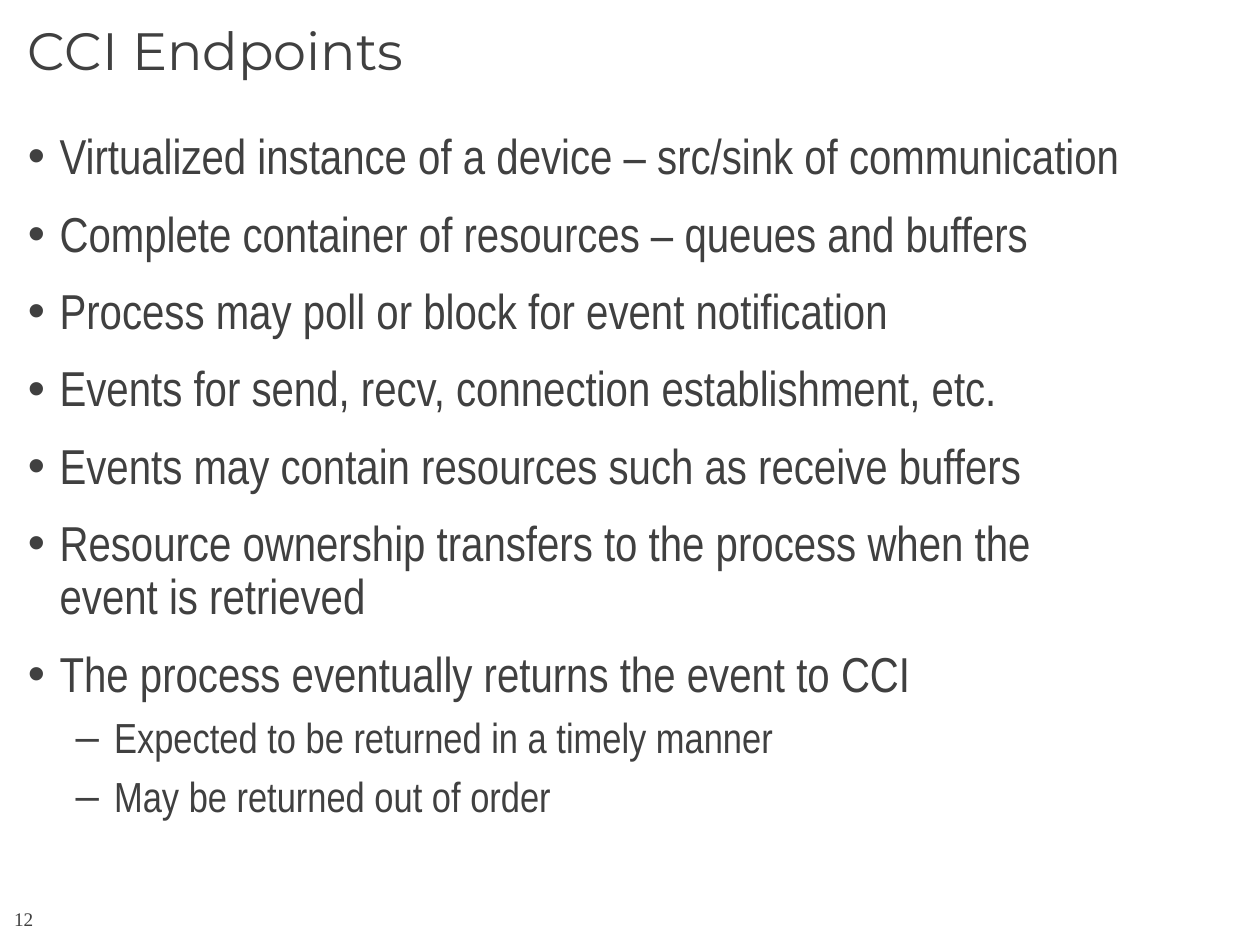
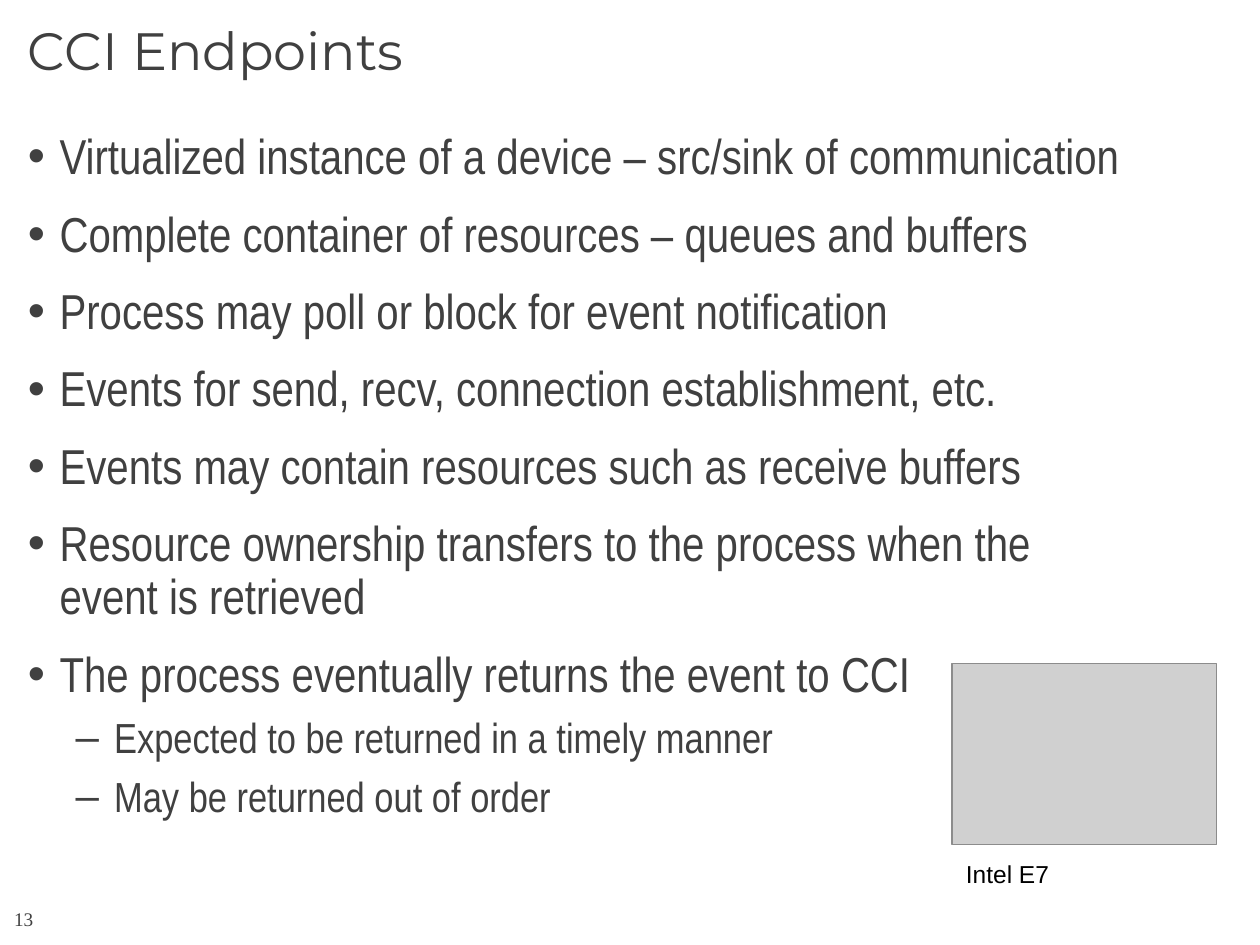
Before and after one commit to CCI/pub, a slide deck: slide 13 of slides/HotI-2011/2011-HotI-CCI-OLCF.pptx (slide 12 before the commit). Drawn at 1260x945 pixels with LibreOffice and Linux fonts; fonts in the diff are those of the drawing; grey boxes stand for pictures; background and template pictures are left out. Boxes give left, top, right and bottom in pixels: in the first picture for what was removed or moved away, otherwise in the second. Text is boxed around its words. In the diff, an @@ line names an element or a change of style, - is before the commit and + after.

```diff
--- a/slides/HotI-2011/2011-HotI-CCI-OLCF.pptx
+++ b/slides/HotI-2011/2011-HotI-CCI-OLCF.pptx
@@ picture added at [953, 664, 1217, 845] @@
@@ text added at [966, 865, 1049, 884], 14 pt, text #000000 @@
+Intel E7
@@ page number at [14, 913, 33, 926]: text changed @@
-12
+13
```
Also in this commit, not shown: 3 other slides changed, 1 slide added.
